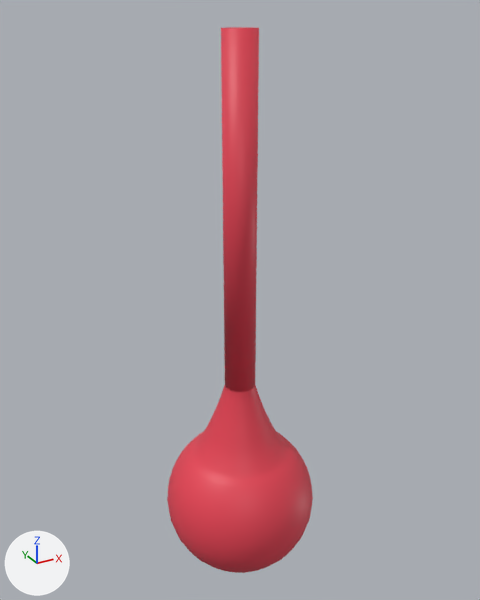
An edit to the FBX model ProyectoFinal-Dreamscape/Assets/Meshes/Nivel01/Matraz/Matraz2.fbx, drawn before and after from the same camera.
Rendered twice from a camera (50 mm lens) standing at (-95.6, -145.1, 159.8) and looking at (-12.3, 6.3, 84.1). Arrows for +X, +Y and +Z are at lower left; the lights stay in place. Vertices at the same position are counted once.
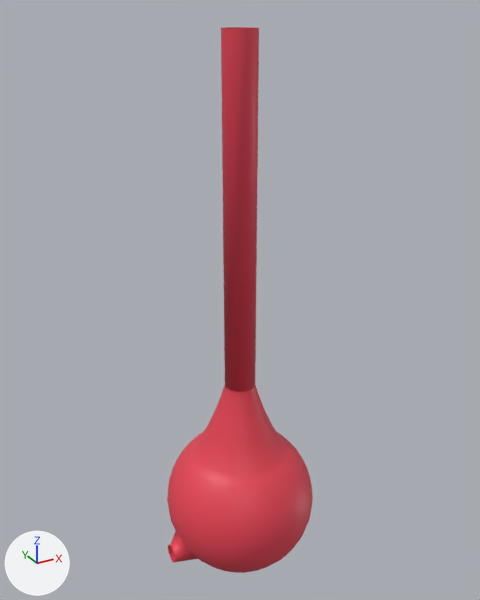
The newer file is also rescaled (x1.44), turned or shifted as a whole; pictures and numbers use the older file's frame.

The edits, one by one:
me_sphere_009 is used by ob_sphere_001; location (-14.0, 3.3, -4.9).
me_sphere_009 had 1087 vertices, 1061 faces and spanned x -23.0..24.0, y -23.0..23.0, z 2.0..160.0.
me_sphere_009 now has 1150 vertices, 1128 faces and spans x -24.0..24.0, y -23.0..23.0, z 2.0..160.0.
Part 1, on me_sphere_009:
37 faces are deleted.
24 vertices move within x -4.0..-2.0, y -4.0..4.0, z 63.0..160.0.
36 new faces join them.
Part 2, on me_sphere_009:
1 vertex is removed from x -19.0, y 0.0, z 10.0.
4 faces are deleted.
64 vertices are added at x -24.0..-23.0, y -3.0..3.0, z 7.0..13.0.
72 new faces join them.

Where the change shows, as pixel boxes (x1, y1, x2, y2) in the pictures (480 x 600 px; the box of a moved part takes in the faces that stretch with it):
part 1 of me_sphere_009, moved or reshaped: before (221, 27, 254, 403); after (221, 27, 246, 403)
part 2 of me_sphere_009, built on (red): after (168, 531, 198, 563)
